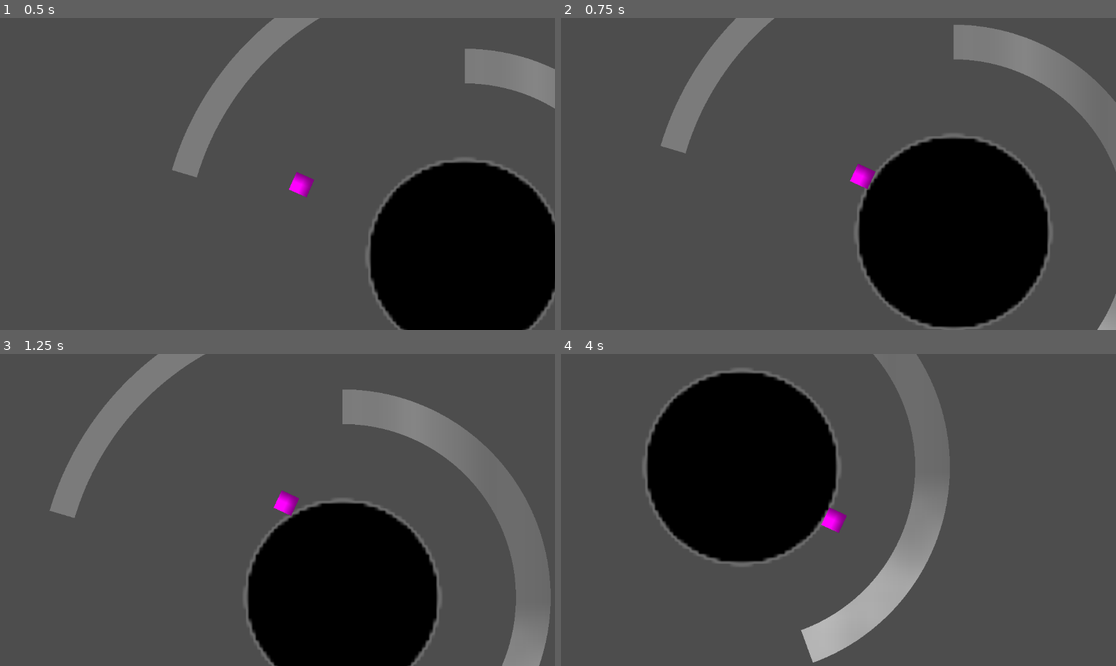
Above: before the commit, frames 1-4 (two rows, left to right).
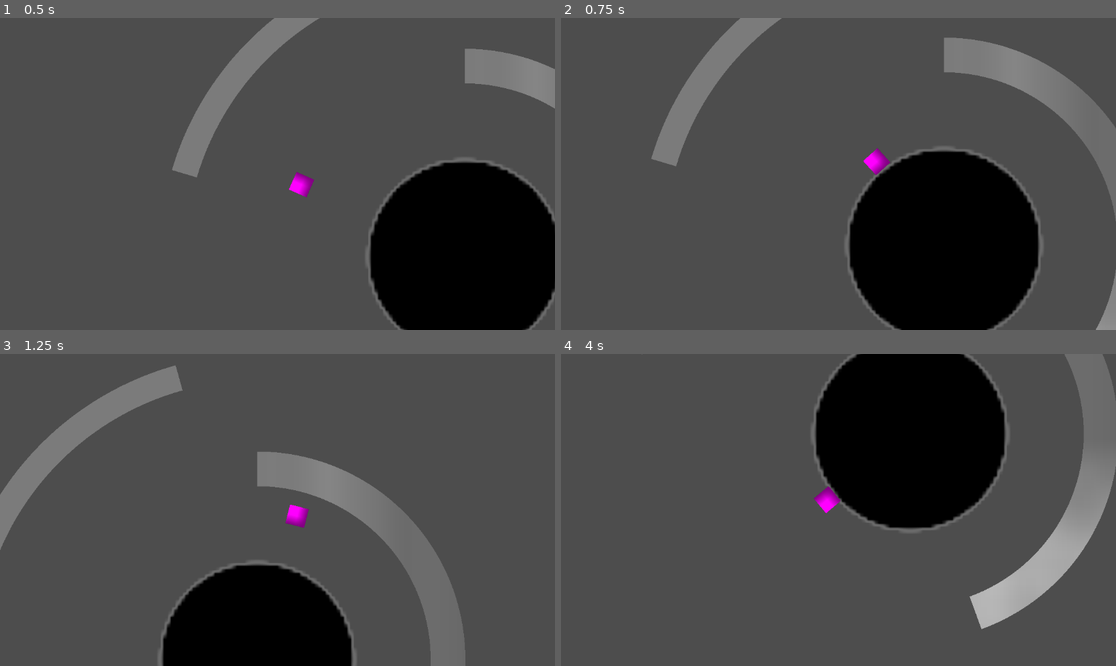
Above: after the commit, the same moments.

Repository: Juropolis/Space-Game
Game: Godot game, scene res://Space.tscn
The game is run twice, just before and just after one commit, with the same random seed, the same clock (stepped at 60 frames per second) and the same inputs.
Inputs:
- Up to frame 1 (0.5 s): no input
- Up to frame 2 (0.75 s): hold D (right) from 0.53 s (still down); tap H (dash) at 0.6 s
- Up to frame 3 (1.25 s): keep holding D (right); tap Up (jump) at 0.77 s
- Up to frame 4 (4 s): tap H (dash) at 1.35, 2.3, 2.85, 3.6 s; tap Up (jump) at 1.52, 3.02, 3.77 s; release D (right) at 2.03 s; hold A (left) 2.03-2.78 s; tap I (mSlash) at 2.1 s; hold D (right) from 2.78 s (still down)

Frame 1 is identical in both runs. In frame 2, 8.7% of the frame differs, in the area x 16-100%, y 0-100%; in frame 3, 31%; in frame 4, 42%, in the area x 14-100%, y 0-99%.

Commit message:
Added basic dash ability
Dash has 3 charges which recharge over time

Dash still needs post input movement sorted

Diff:
--- a/CurvedPlatformScript.gd
+++ b/CurvedPlatformScript.gd
@@ -66,7 +66,7 @@
 	for i in range(0, subdivisions + 1):
 		var current_angle = start_angle_rad + (i * angle_step)
 
-		# Trace a perfect circle radius based directly on your new Distance slider
+		# Trace a circle radius based on distance slider
 		var x = planet_centre.x + cos(current_angle) * distance_from_planet
 		var y = planet_centre.y + sin(current_angle) * distance_from_planet
 		var point = Vector2(x, y)
--- a/PlayerScript.gd
+++ b/PlayerScript.gd
@@ -7,7 +7,7 @@
 const SPEED = 200.0
 const JUMP_FORCE = 500.0
 const JUMP_MULTIPLIER = 0.8
-const DASH_SPEED = 650
+const DASH_SPEED = 400.0
 const DASH_DECELERATION = 2200
 const WALK_ACCELERATION = 1000
 
@@ -15,14 +15,16 @@
 const COYOTE_TIME = 0.15   # Seconds of coyote time
 const JUMP_BUFFER_TIME = 0.1	# Seconds of jump buffer time
 const WALL_STICK_TIME = 0.1
-const DASH_TIME = 0.25
+const DASH_TIME = 0.2
 const MSLASH_TIME = 0.5
+const DASH_RECHARGE_TIME = 3
 
 #Timers
 var coyote_timer = 0.0
 var jump_buffer_timer = 0.0
 var wall_timer = 0.0
 var dash_timer = 0.0
+var dash_recharge_timer = DASH_RECHARGE_TIME
 
 var dash_direction = 0
 var jump_type = "regular"
@@ -39,6 +41,9 @@
 var up_angle = 0
 var last_up_angle = 0
 var total_gravity_direction = total_pull.normalized()
+var surface_tangent = Vector2.ZERO
+var dash_charges = 1
+var max_dash_charges = 3
 
 
 func _physics_process(delta):
@@ -49,6 +54,8 @@
 		up_direction = -total_pull.normalized()
 
 	var input_direction = Input.get_axis("left", "right")
+	if input_direction != 0:
+		facing = input_direction
 
 	update_timers(delta)
 
@@ -57,11 +64,12 @@
 			handle_movement(input_direction, delta)
 			handle_jump()
 			handle_dash_input(input_direction)
+			handle_dash_recharge(delta)
 			handle_attack_input()
-			handle_rotation(delta)
-
-		#"dashing":
-			#handle_dash(delta)
+
+		"dashing":
+			handle_dash(delta)
+
 			#handle_jump() # if you want dash-jump cancel
 			#handle_attack_input()
 
@@ -70,6 +78,8 @@
 			#handle_attack(delta)
 
 	#Functions that always apply
+	handle_rotation(delta)
+
 
 	move_and_slide()
 
@@ -104,17 +114,21 @@
 
 	velocity += total_pull * delta
 
+	#Calculates all new directions due to gravity changing
 	if total_pull.length() > 0:
 		total_gravity_direction = total_pull.normalized()
+		up_direction = -total_gravity_direction
 		down_angle = total_gravity_direction.angle()
+		surface_tangent = Vector2(
+			-total_gravity_direction.y,
+			 total_gravity_direction.x
+		)
+
+
 
 func handle_movement(input_direction, delta):
 
 	#for is_on_floor checks
-	if total_pull.length() > 0:
-		up_direction = -total_gravity_direction
-
-	var surface_tangent = Vector2(-total_gravity_direction.y, total_gravity_direction.x)
 
 	#Mess around with this value if cube starts bouncing or glitching
 	floor_snap_length = 0
@@ -125,7 +139,9 @@
 	if active_gravity_fields.size() > 0:
 		#Movement code
 		var current_tangent_speed = velocity.dot(surface_tangent)
+
 		var current_normal_velocity = velocity - surface_tangent * current_tangent_speed
+
 		if input_direction != 0:
 			var target_tangent_speed = -input_direction * SPEED
 			current_tangent_speed = move_toward(current_tangent_speed, target_tangent_speed, delta * WALK_ACCELERATION)
@@ -185,6 +201,7 @@
 			velocity -= total_gravity_direction * (current_normal_speed * 0.5)
 
 
+
 func handle_attack_input():
 	if Input.is_action_just_pressed("mSlash"):
 		player_state = "attacking"
@@ -201,19 +218,46 @@
 
 #Out of commision for now lmfao
 func handle_dash_input(input_direction):
-	if Input.is_action_just_pressed("dash"):
+	if Input.is_action_just_pressed("dash") && dash_charges > 0:
+		dash_charges -= 1
 		player_state = "dashing"
 		dash_timer = DASH_TIME
-
-		dash_direction = input_direction
-		if dash_direction == 0:
+		if (input_direction != 0):
+			dash_direction = input_direction
+		else:
 			dash_direction = facing
+
+		var target_dash_speed = -dash_direction * DASH_SPEED
+
+		var tangent_speed = velocity.dot(surface_tangent)
+		var normal_velocity = velocity - surface_tangent * tangent_speed
+
+		velocity = surface_tangent * target_dash_speed + normal_velocity
+
+
+
+
 
 
 func handle_dash(delta):
 	dash_timer -= delta
+
+	var normal_velocity = velocity - surface_tangent * velocity.dot(surface_tangent)
+
+	velocity = surface_tangent * (-dash_direction * DASH_SPEED) + normal_velocity
+
 	if dash_timer <= 0:
 		player_state = "neutral"
+
+
+func handle_dash_recharge(delta):
+	if dash_charges < max_dash_charges:
+		dash_recharge_timer -= delta
+		if dash_recharge_timer <= 0:
+			dash_charges = dash_charges + 1
+			dash_recharge_timer = DASH_RECHARGE_TIME
+			print("Dash ", dash_charges, " charged!")
+
 
 #Adds planets to the active list when in gravity range
 func _on_gravity_detector_area_entered(area: Area2D):
